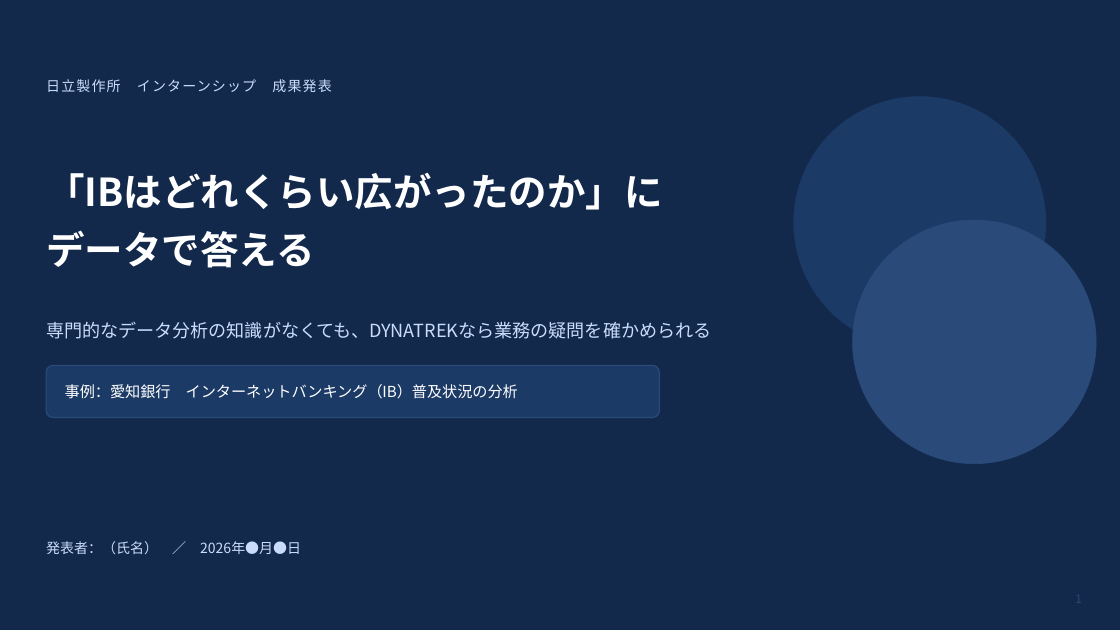
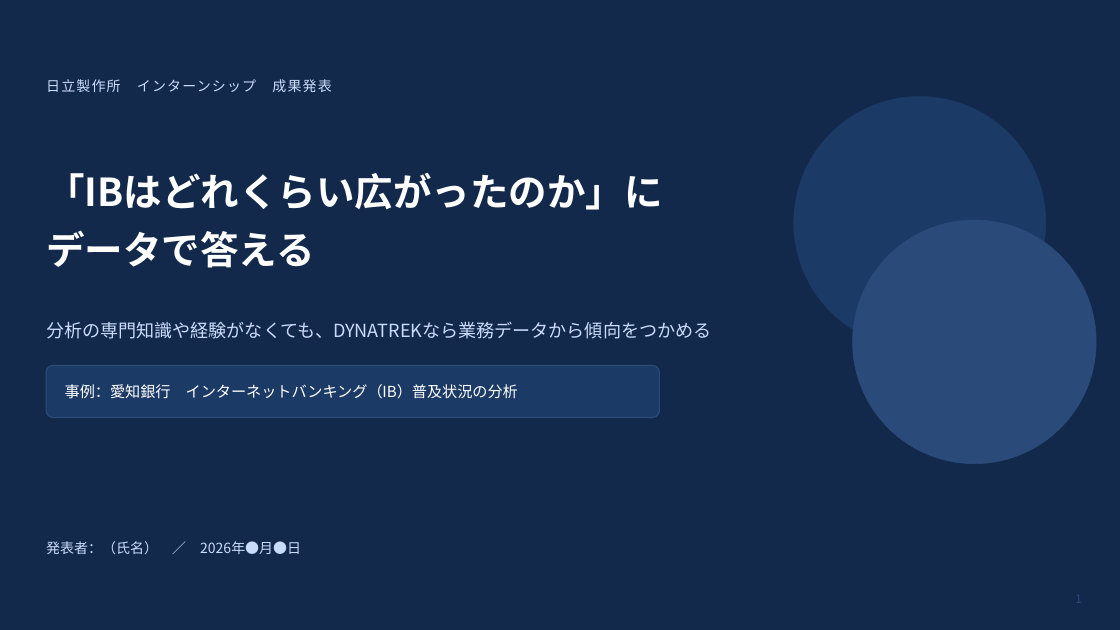
Before and after one commit to takumi66666/my-website, a slide deck: slide 1 of internship-presentation/DYNATREK_IB普及分析_成果発表.pptx. Drawn at 1120x630 pixels with LibreOffice and Linux fonts; fonts in the diff are those of the drawing. Boxes give left, top, right and bottom in pixels: in the first picture for what was removed or moved away, otherwise in the second. Text is boxed around its words. In the diff, an @@ line names an element or a change of style, - is before the commit and + after.

```diff
--- a/internship-presentation/DYNATREK_IB普及分析_成果発表.pptx
+++ b/internship-presentation/DYNATREK_IB普及分析_成果発表.pptx
@@ text at box(46, 322, 711, 339): text changed @@
-専門的なデータ分析の知識がなくても、DYNATREKなら業務の疑問を確かめられる
+分析の専門知識や経験がなくても、DYNATREKなら業務データから傾向をつかめる
```
Also in this commit, not shown: 1 other slide changed, 2 other files.
